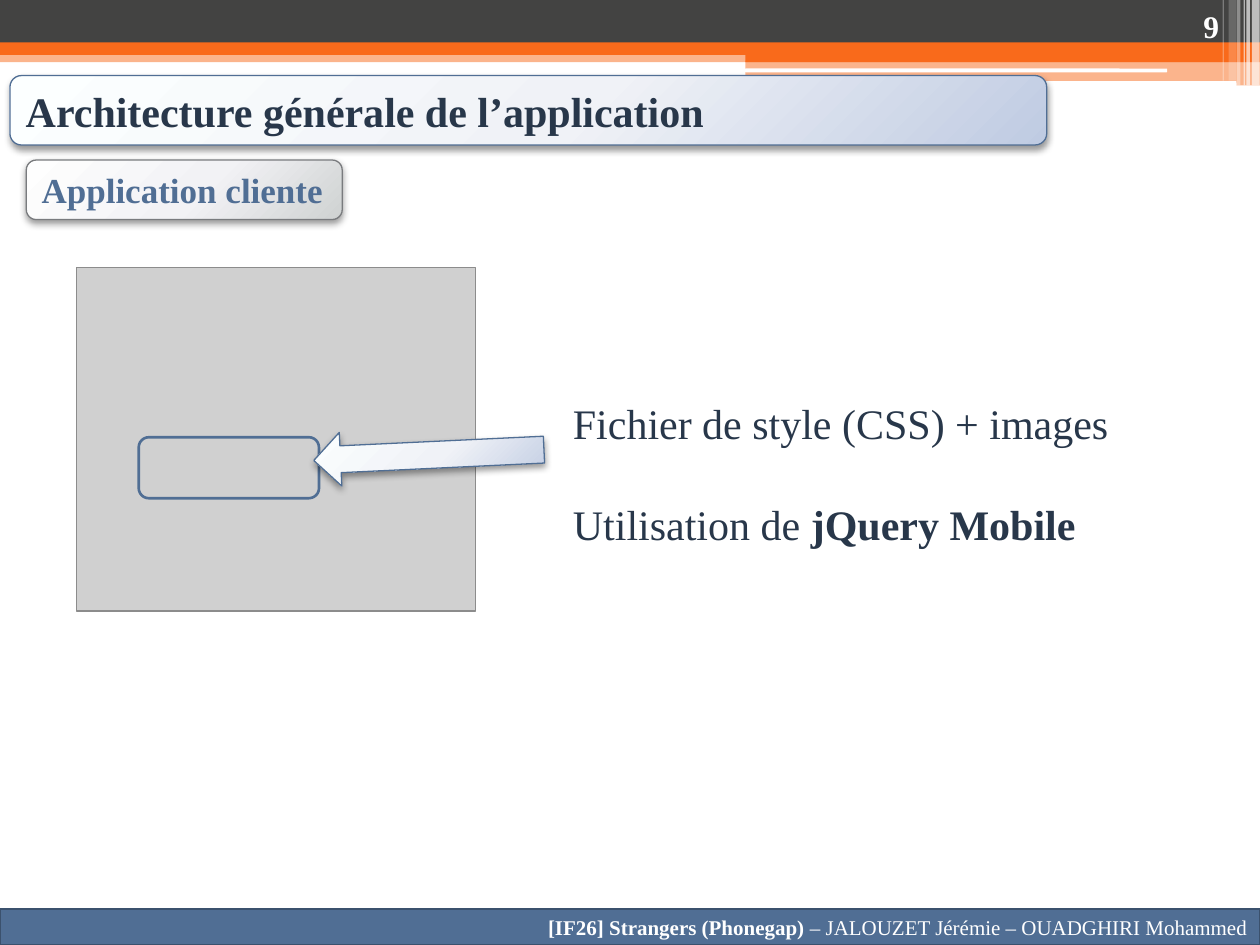
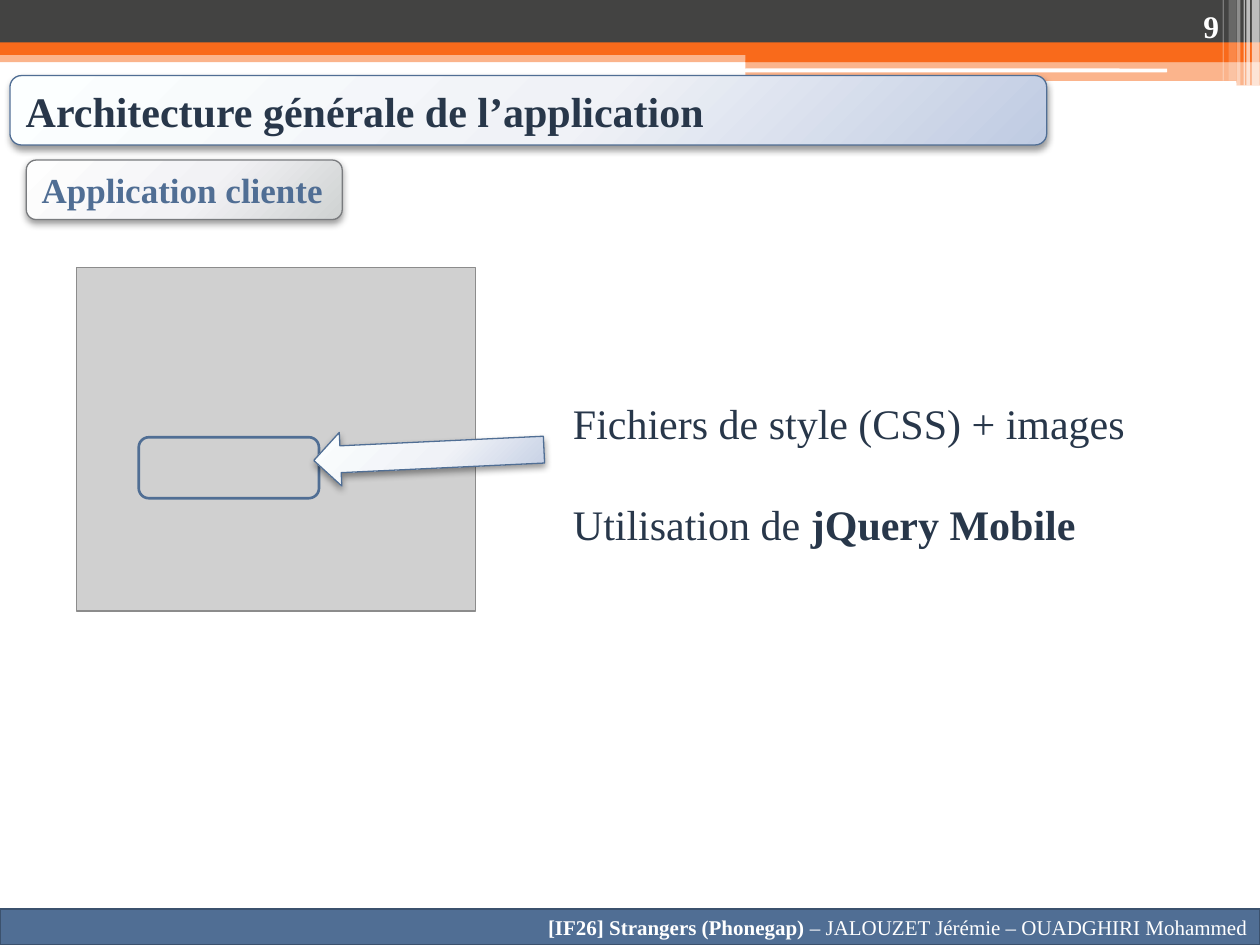
Before and after one commit to Anicky/Strangers-Phonegap, a slide deck: slide 9 of Presentation/Presentation IF26.pptx. Drawn at 1260x945 pixels with LibreOffice and Linux fonts; fonts in the diff are those of the drawing; grey boxes stand for pictures. Boxes give left, top, right and bottom in pixels: in the first picture for what was removed or moved away, otherwise in the second. Text is boxed around its words. In the diff, an @@ line names an element or a change of style, - is before the commit and + after.

Commit message:
MAJ Presentation

```diff
--- a/Presentation/Presentation IF26.pptx
+++ b/Presentation/Presentation IF26.pptx
@@ text at [573, 410, 1125, 448]: text changed @@
-Fichier de style (CSS) + images
+Fichiers de style (CSS) + images
```
Also in this commit, not shown: 1 other slide changed.
